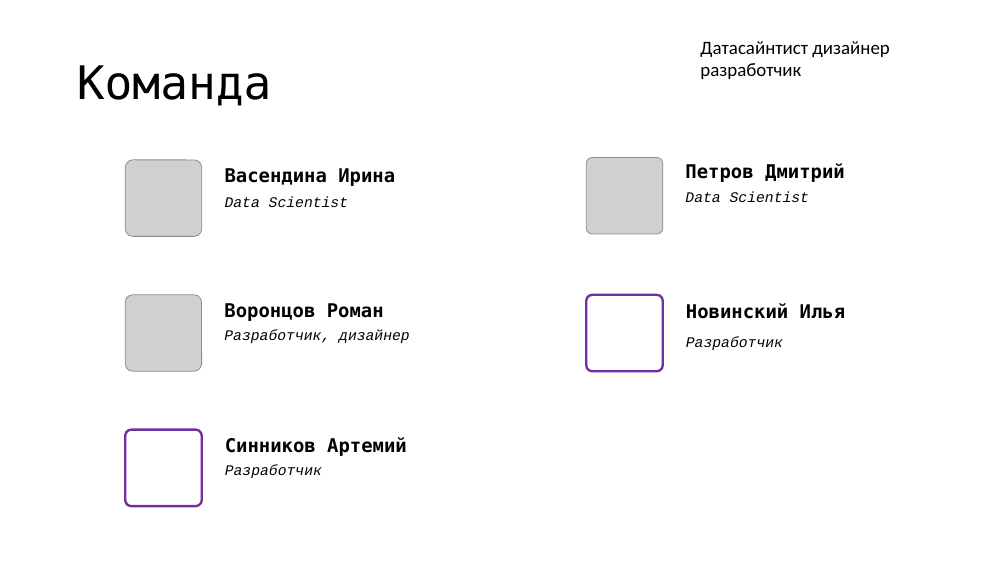
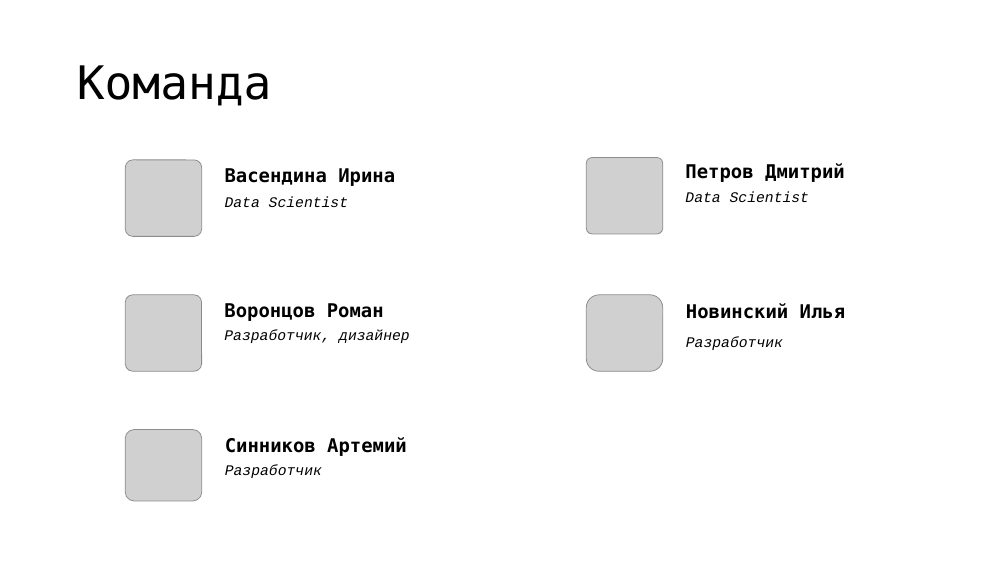
Before and after one commit to VoroncovRoman/IT_Arctic_Swans, a slide deck: slide 9 of Презентация для защиты.pptx (slide 10 before the commit). Drawn at 1008x567 pixels with LibreOffice and Linux fonts; fonts in the diff are those of the drawing; grey boxes stand for pictures. Boxes give left, top, right and bottom in pixels: in the first picture for what was removed or moved away, otherwise in the second. Text is boxed around its words. In the diff, an @@ line names an element or a change of style, - is before the commit and + after.

Commit message:
08.19.21.05.2023

```diff
--- a/Презентация для защиты.pptx
+++ b/Презентация для защиты.pptx
@@ text removed at <box>700,41,889,79</box> @@
-Датасайнтист дизайнер разработчик
@@ rounded rectangle removed at <box>587,295,663,371</box> @@
@@ picture added at <box>587,295,663,371</box> @@
@@ rounded rectangle removed at <box>126,430,202,506</box> @@
@@ picture added at <box>126,430,202,501</box> @@
```
Also in this commit, not shown: 1 other slide changed, 1 slide added, 2 slides removed.
